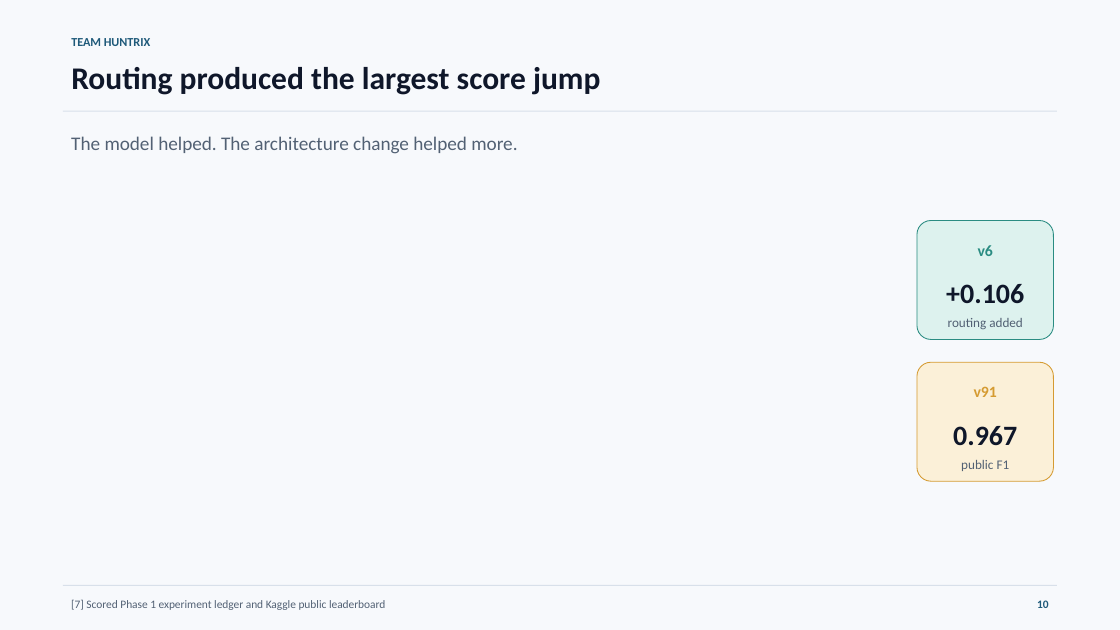
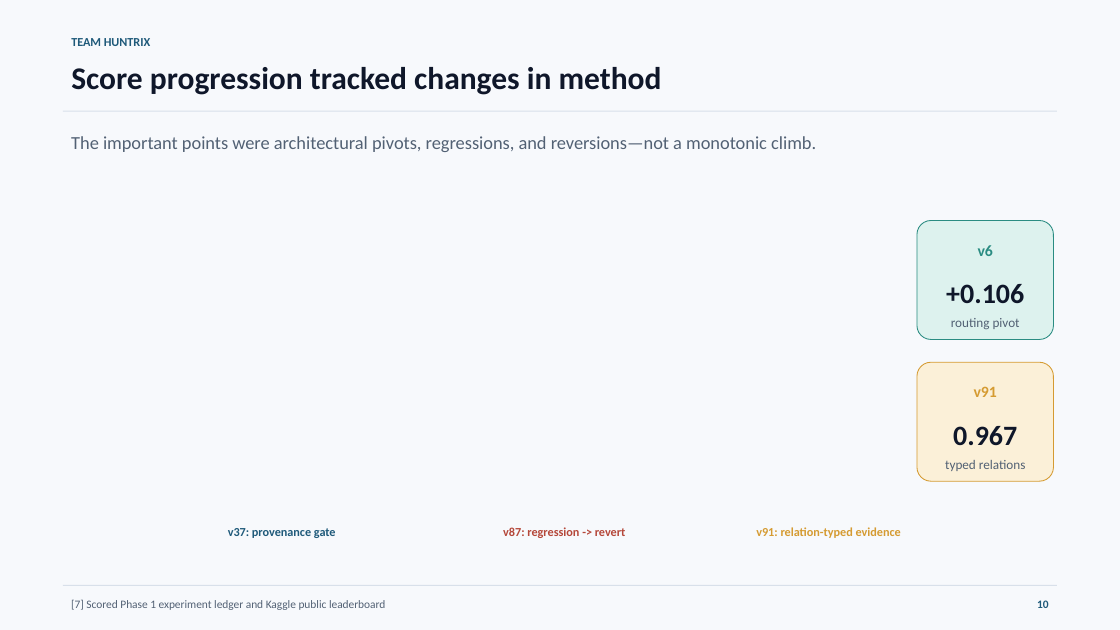
Before and after one commit to Seyamalam/bengali-hallucination-v91-submission, a slide deck: slide 10 of presentation/Huntrix_Final_Presentation.pptx. Drawn at 1120x630 pixels with LibreOffice and Linux fonts; fonts in the diff are those of the drawing. Boxes give left, top, right and bottom in pixels: in the first picture for what was removed or moved away, otherwise in the second. Text is boxed around its words. In the diff, an @@ line names an element or a change of style, - is before the commit and + after.

```diff
--- a/presentation/Huntrix_Final_Presentation.pptx
+++ b/presentation/Huntrix_Final_Presentation.pptx
@@ text at <box>71,67,662,95</box>: text changed @@
-Routing produced the largest score jump
+Score progression tracked changes in method
@@ text removed at <box>71,136,517,154</box> @@
-The model helped. The architecture change helped more.
@@ text added at <box>71,136,816,152</box>, 15.8 pt, text #526174 @@
+The important points were architectural pivots, regressions, and reversions—not a monotonic climb.
@@ text at <box>951,318,1020,329</box>: text changed @@
-routing added
+routing pivot
@@ text at <box>945,460,1026,471</box>: text changed @@
-public F1
+typed relations
@@ text added at <box>228,528,336,538</box>, 10.5 pt, text #1F5A7A, bold @@
+v37: provenance gate
@@ text added at <box>503,527,626,538</box>, 10.5 pt, text #B5483A, bold @@
+v87: regression -> revert
@@ text added at <box>756,527,901,538</box>, 10.5 pt, text #D59B32, bold @@
+v91: relation-typed evidence
```
Also in this commit, not shown: 4 other slides changed, 3 slides added, 3 slides removed, 4 other files.
